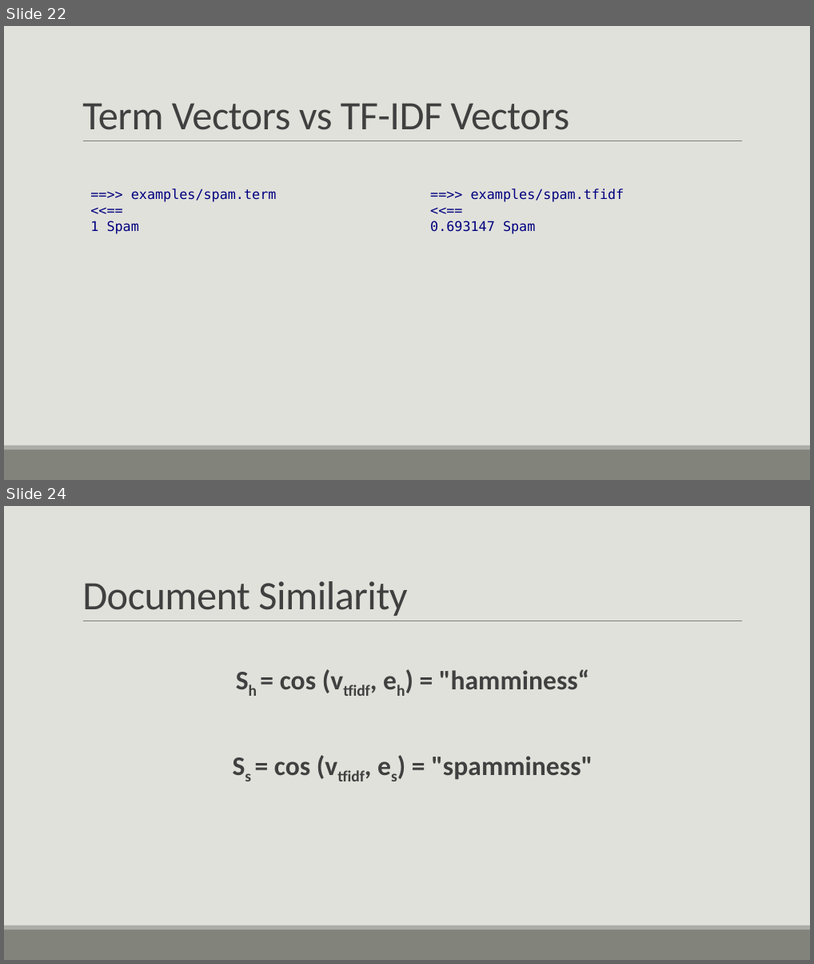
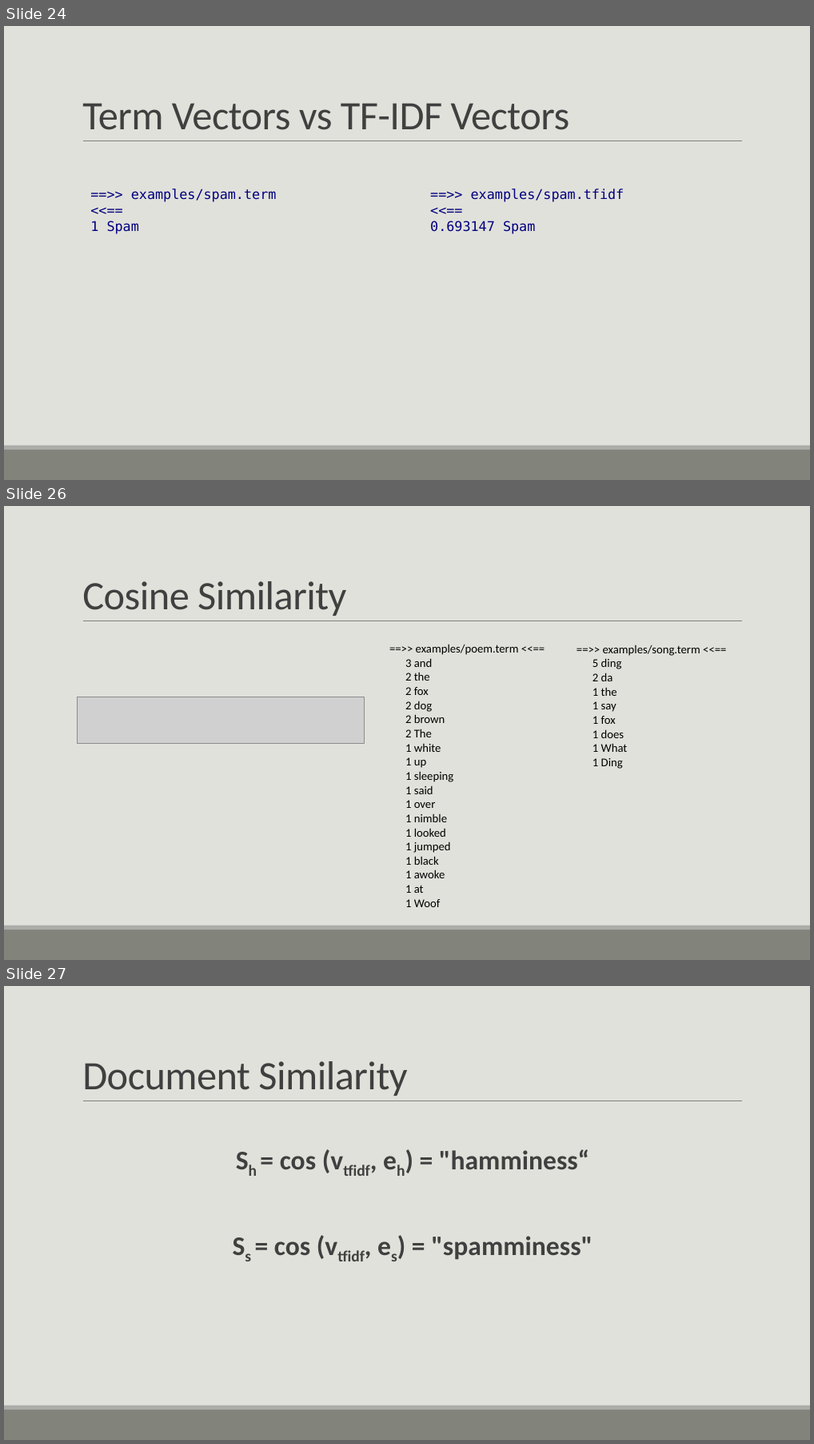
Before and after one commit to bmtober/ec4747-alt, a slide deck: presentation/EC4747Presentation.pptx. Shown one above the other, each under a label of ours: slides 22 and 24 before the commit, slides 24, 26 and 27 after it; the slides between them are not shown. The pictures are 814x964 and 814x1444 pixels, drawn with LibreOffice and Linux fonts; fonts in the diff are those of the drawing; grey boxes stand for pictures. Boxes give left, top, right and bottom in pixels: in the first picture for what was removed or moved away, otherwise in the second. Text is boxed around its words. In the diff, an @@ line names an element or a change of style, - is before the commit and + after.

Commit message:
Add files via upload
Included updated PPT and PDF of presentation in case Libra Office does funny stuff with formatting.

```diff
--- a/presentation/EC4747Presentation.pptx
+++ b/presentation/EC4747Presentation.pptx
@@ slide 26 added at [4, 506, 810, 960], background #E1E1DB; not listed: 3 template elements that a slide beside it also shows @@
@@ title added at [82, 581, 346, 616], 48 pt, text #404040 @@
+Cosine Similarity
@@ text added at [406, 644, 519, 907], 14 pt, text #000000 @@
+==>> examples/poem.term <<==
+3 and
+2 the
+2 fox
+2 dog
+2 brown
+2 The
+1 white
+1 up
+1 sleeping
+1 said
+1 over
+1 nimble
+1 looked
+1 jumped
+1 black
+1 awoke
+1 at
+1 Woof
@@ text added at [593, 645, 701, 768], 14 pt, text #000000 @@
+==>> examples/song.term <<==
+5 ding
+2 da
+1 the
+1 say
+1 fox
+1 does
+1 What
+1 Ding
@@ picture added at [77, 696, 365, 744] @@
@@ what was slide 22 is now slide 24 @@
@@ what was slide 24 is now slide 27 @@
```
Also in this commit, not shown: 12 slides changed, 4 other slides added, 3 slides removed, 1 other file.
